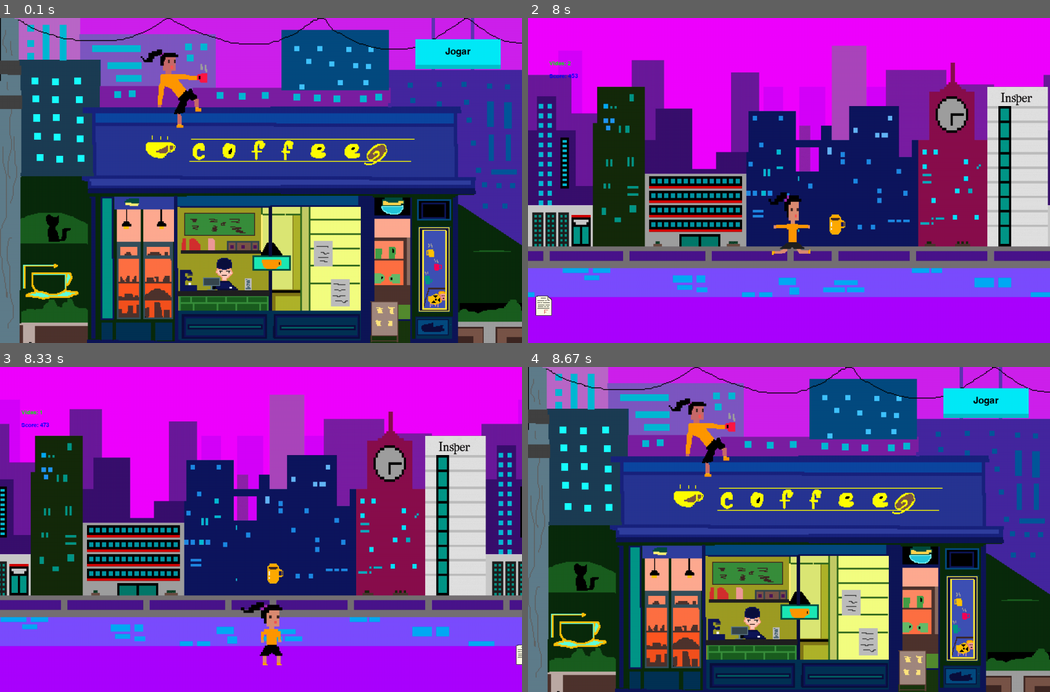
Above: before the commit, frames 1-4 (two rows, left to right).
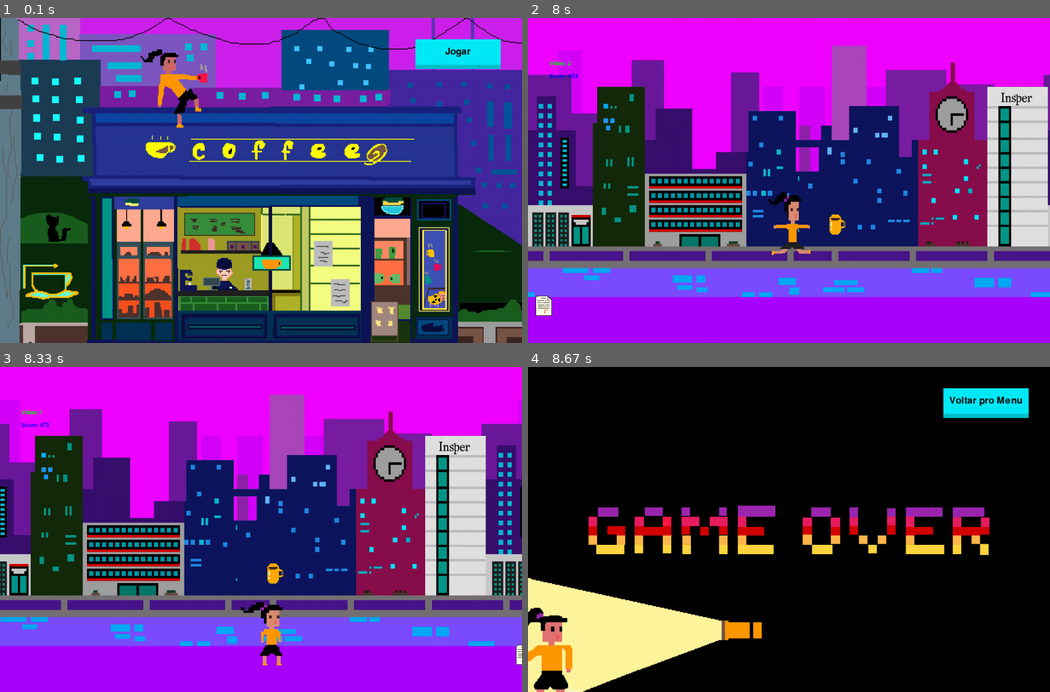
Above: after the commit, the same moments.

Repository: pedrofracassi/insper-dessoft-projeto-final
Game: pygame game, started from main.py
The game is run twice, just before and just after one commit, with the same random seed, the same clock (stepped at 60 frames per second) and the same inputs.
Inputs (mouse positions are in pixels of both pictures, inside the frame that each line leads up to):
- Up to frame 1 (0.1 s): no input
- Up to frame 2 (8 s): click "Jogar" at 0.38 s; tap Space at 0.67, 1.57, 1.87, 2.57, 2.87, 3.9, 4.97, 5.87, 6.17, 7.2, 7.5 s
- Up to frame 3 (8.33 s): tap Space at 8.1 s
- Up to frame 4 (8.67 s): tap Space at 8.4 s; click (950, 607) at 8.52 s

Frames 1-3 are identical in both runs. In frame 4, 97% of the frame differs, in the area x 0-100%, y 0-100%.

Commit message:
Página GameOver

Diff:
--- a/main.py
+++ b/main.py
@@ -1,5 +1,6 @@
 from stages import MenuStage
 from stages import JogoStage
+from stages import EndStage
 import pygame
 
 from constants import WIDTH, HEIGHT
@@ -13,7 +14,7 @@
 
 stages = [
   MenuStage.Stage(window),
-  JogoStage.Stage(window)
+  JogoStage.Stage(window),EndStage.Stage(window)
 ]
 
 def get_stage(name):
@@ -28,7 +29,8 @@
     res = get_stage('jogo').run()
     if res != 'dead':
       done = True
-  else:
-    done = True
+  if res == 'dead':
+    res = get_stage('end').run()
+
 
 pygame.quit()
--- /dev/null
+++ b/sprites/GameOver.py
@@ -0,0 +1,14 @@
+import pygame
+from constants import WIDTH, HEIGHT
+
+class GameOver (pygame.sprite.Sprite):
+  def __init__(self):
+    pygame.sprite.Sprite.__init__(self)
+    self.image = pygame.transform.scale(pygame.image.load('./assets/fim.png').convert(), (WIDTH, HEIGHT))
+    self.rect = self.image.get_rect()
+    self.rect.x = 0
+    self.rect.y = 0
+
+  def update (self):
+    self.rect.draw()
+    return
